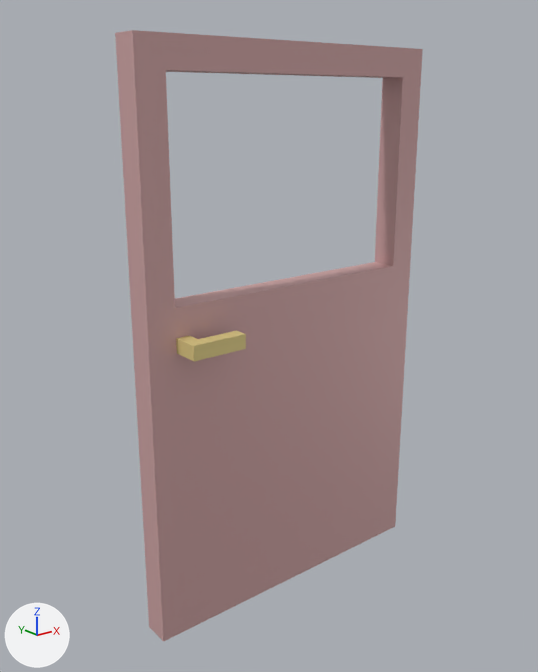
Two versions of the glTF model Assets/Chaps/All/Door01/Door01.gltf, one commit apart.
Before and after are seen from a 50 mm camera at (-45.6, -38.9, 36.2) aimed at (-13.0, 1.8, 20.0). The lights are fixed; the arrows at lower left show +X, +Y and +Z. The picture after the commit comes second. Where no turn or scale is listed for an object, it has been applied to the vertices. Vertices at exactly the same position are counted once.

The scene before the commit, as lines of its bpy script (objects in view):
```python
ob_mesh_0 = bpy.data.objects.new('Mesh_0', me_mesh_0)
ob_mesh_0.location = (-32.0, 0.0, 0.0)
ob_mesh_1 = bpy.data.objects.new('Mesh_1', me_mesh_1)
ob_mesh_1.location = (-16.0, 0.0, 0.0)
ob_mesh_2 = bpy.data.objects.new('Mesh_2', me_mesh_2)
ob_mesh_2.location = (-32.0, -16.0, 16.0)
ob_mesh_3 = bpy.data.objects.new('Mesh_3', me_mesh_3)
ob_mesh_3.location = (-32.0, 0.0, 16.0)
ob_mesh_4 = bpy.data.objects.new('Mesh_4', me_mesh_4)
ob_mesh_4.location = (-16.0, 0.0, 16.0)
ob_mesh_5 = bpy.data.objects.new('Mesh_5', me_mesh_5)
ob_mesh_5.location = (-32.0, 0.0, 32.0)
ob_mesh_6 = bpy.data.objects.new('Mesh_6', me_mesh_6)
ob_mesh_6.location = (-16.0, 0.0, 32.0)
```
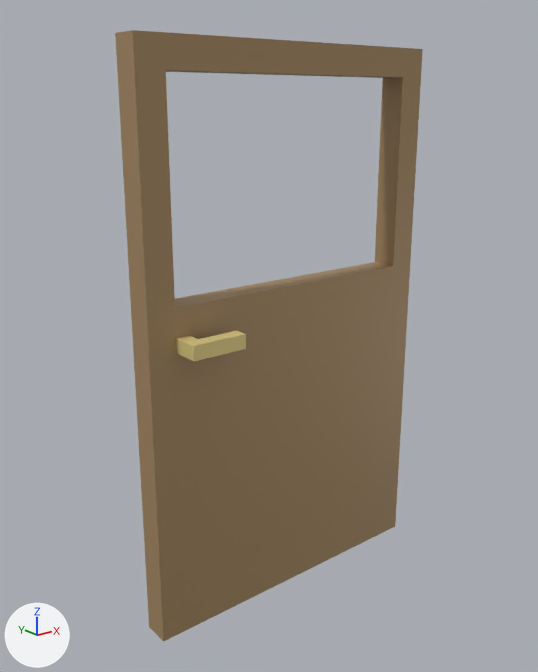
Location of each change, [x1, y1, x2, y2] in pixels of the pictures (538 x 672 px):
part 1 of me_mesh_0, recoloured (darker): [138, 404, 254, 642] in both
part 2 of me_mesh_1, recoloured (darker): [252, 358, 405, 596] in both
part 3 of me_mesh_3, recoloured (darker): [123, 177, 252, 433] in both
part 4 of me_mesh_4, recoloured (darker): [235, 160, 416, 404] in both
part 5 of me_mesh_5, recoloured (darker): [115, 30, 250, 180] in both
part 6 of me_mesh_6, recoloured (darker): [232, 38, 423, 162] in both

The edits, one by one:
me_mesh_0 has 331 vertices, 608 faces and spans x 8.0..16.0, y 0.0..2.0, z 0.0..16.0.
me_mesh_0 is used by ob_mesh_0; location (-32.0, 0.0, 0.0).
me_mesh_0 part 1: 608 faces centred in x 8.0..15.7, y 0.0..2.0, z 0.0..15.7 are repainted in the vertex colours; the middle colour goes from pink #d5aaaa to brown #aa8d66.
me_mesh_1 has 611 vertices, 1152 faces and spans x 0.0..16.0, y 0.0..2.0, z 0.0..16.0.
me_mesh_1 is used by ob_mesh_1; location (-16.0, 0.0, 0.0).
me_mesh_1 part 2: 1152 faces centred in x 0.3..16.0, y 0.0..2.0, z 0.0..15.7 are repainted in the vertex colours; the middle colour goes from pink #d5aaaa to brown #aa8d66.
me_mesh_3 has 262 vertices, 478 faces and spans x 8.0..16.0, y 0.0..4.0, z 0.0..16.0.
me_mesh_3 is used by ob_mesh_3; location (-32.0, 0.0, 16.0).
me_mesh_3 part 3: 436 faces centred in x 8.0..15.7, y 0.0..2.0, z 0.3..15.7 are repainted in the vertex colours; the middle colour goes from pink #d5aaaa to brown #aa8d66.
me_mesh_4 has 394 vertices, 728 faces and spans x 0.0..16.0, y 0.0..2.0, z 0.0..16.0.
me_mesh_4 is used by ob_mesh_4; location (-16.0, 0.0, 16.0).
me_mesh_4 part 4: 728 faces centred in x 0.3..16.0, y 0.0..2.0, z 0.3..15.7 are repainted in the vertex colours; the middle colour goes from pink #d5aaaa to brown #aa8d66.
me_mesh_5 has 120 vertices, 224 faces and spans x 8.0..16.0, y 0.0..2.0, z 0.0..8.0.
me_mesh_5 is used by ob_mesh_5; location (-32.0, 0.0, 32.0).
me_mesh_5 part 5: 224 faces centred in x 8.0..15.67, y 0.0..2.0, z 0.33..8.0 are repainted in the vertex colours; the middle colour goes from pink #d5aaaa to brown #aa8d66.
me_mesh_6 has 184 vertices, 352 faces and spans x 0.0..16.0, y 0.0..2.0, z 0.0..8.0.
me_mesh_6 is used by ob_mesh_6; location (-16.0, 0.0, 32.0).
me_mesh_6 part 6: 352 faces centred in x 0.3..16.0, y 0.0..2.0, z 0.3..8.0 are repainted in the vertex colours; the middle colour goes from pink #d5aaaa to brown #aa8d66.
